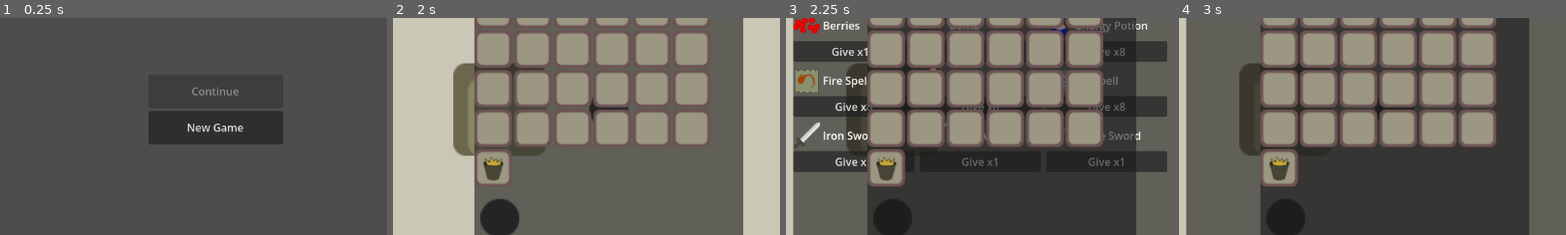
Above: before the commit, frames 1-4 (left to right).
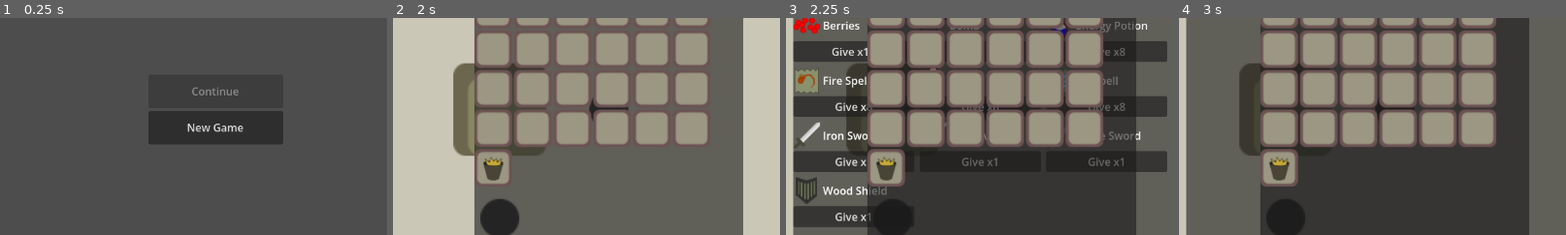
Above: after the commit, the same moments.

Repository: jiexdrop/run-reset
Game: Godot game, scene res://scenes/init.tscn
Same seed, same stepped clock (60 frames per second), same inputs: the game is played once before the commit and once after it.
Inputs (mouse positions are % of the whole screen's width and height, from its top left):
- Up to frame 1 (0.25 s): no input
- Up to frame 2 (2 s): click "New Game" at 0.5 s; click (92, 93) at 1.25 s
- Up to frame 3 (2.25 s): click "Items" at 2 s
- Up to frame 4 (3 s): click (50, 19) at 2.77 s; type "12" at 2.85 s
The pictures show only the part of the screen within x 22-72%, y 29-79%; the shares and areas given below are measured in that part.

Frames 1-2 are identical in both runs. In frame 3, 2.6% of the frame differs, in the area x 2-27%, y 73-97%; in frame 4, nothing differs.

Commit message:
shield mechanic

Diff:
--- a/autoloads/inventory_state.gd
+++ b/autoloads/inventory_state.gd
@@ -17,6 +17,7 @@
 # something else.
 var trash: Dictionary = {}
 var equipped_index: int = -1   ## hotbar index of the equipped weapon/spell, -1 = none (Fists)
+var equipped_shield_index: int = -1  ## hotbar index of the equipped shield, -1 = none
 
 
 func _ready() -> void:
@@ -32,6 +33,7 @@
 		bag.append(_empty_slot())
 	trash = _empty_slot()
 	equipped_index = -1
+	equipped_shield_index = -1
 
 
 func _empty_slot() -> Dictionary:
@@ -161,17 +163,19 @@
 	_get_slot(container_a, idx_a)["frozen"] = false
 	_get_slot(container_b, idx_b)["frozen"] = false
 
-	# Equipped weapon follows its item if it was moved between hotbar slots;
-	# if it left the hotbar entirely, unequip.
-	if container_a == "hotbar" and idx_a == equipped_index and container_b != "hotbar":
-		equipped_index = -1
-	elif container_b == "hotbar" and idx_b == equipped_index and container_a != "hotbar":
-		equipped_index = -1
-	elif container_a == "hotbar" and container_b == "hotbar":
-		if equipped_index == idx_a:
-			equipped_index = idx_b
-		elif equipped_index == idx_b:
-			equipped_index = idx_a
+	# Equipped gear follows its item between hotbar slots; leaving the hotbar
+	# unequips it. Weapons/spells and shields use independent equip slots.
+	for equipped_property in ["equipped_index", "equipped_shield_index"]:
+		var equipped_slot: int = get(equipped_property)
+		if container_a == "hotbar" and idx_a == equipped_slot and container_b != "hotbar":
+			set(equipped_property, -1)
+		elif container_b == "hotbar" and idx_b == equipped_slot and container_a != "hotbar":
+			set(equipped_property, -1)
+		elif container_a == "hotbar" and container_b == "hotbar":
+			if equipped_slot == idx_a:
+				set(equipped_property, idx_b)
+			elif equipped_slot == idx_b:
+				set(equipped_property, idx_a)
 
 	emit_signal("inventory_changed")
 
@@ -226,9 +230,25 @@
 	emit_signal("inventory_changed")
 
 
+## Equip/unequip a shield living in a hotbar slot. Shields have their own
+## equipment slot so a weapon/spell can remain equipped at the same time.
+func equip_shield(slot_idx: int) -> void:
+	if slot_idx < 0 or slot_idx >= HOTBAR_SIZE:
+		return
+	var slot = hotbar[slot_idx]
+	if slot.get("item_key", "") == "" or slot.get("frozen", false):
+		return
+	if ItemRegistry.get_type(slot["item_key"]) != "shield":
+		return
+	equipped_shield_index = -1 if equipped_shield_index == slot_idx else slot_idx
+	emit_signal("inventory_changed")
+
+
 func _unequip_if_empty(slot_idx: int) -> void:
 	if equipped_index == slot_idx:
 		equipped_index = -1
+	if equipped_shield_index == slot_idx:
+		equipped_shield_index = -1
 
 
 func debug_grant_weapons_and_spells() -> void:
@@ -244,6 +264,7 @@
 		"bag":            bag.duplicate(true),
 		"trash":          trash.duplicate(true),
 		"equipped_index": equipped_index,
+		"equipped_shield_index": equipped_shield_index,
 	}
 
 
@@ -259,4 +280,5 @@
 	if saved_trash is Dictionary:
 		trash = saved_trash.duplicate(true)
 	equipped_index = data.get("equipped_index", -1)
-	emit_signal("inventory_changed")
+	equipped_shield_index = data.get("equipped_shield_index", -1)
+	emit_signal("inventory_changed")
--- a/autoloads/item_registry.gd
+++ b/autoloads/item_registry.gd
@@ -128,6 +128,16 @@
 		"attack_type": "bomb_throw",
 		"element": "physical",
 	},
+
+	# ── Shields ───────────────────────────────────────────────────────────────
+	"wood_shield": {
+		"name": "Wood Shield",
+		"icon": preload("res://assets/items/shield.png"),
+		"desc": "A simple wooden shield.",
+		"max_stack": 1,
+		"type": "shield",
+		"block_amount": 999,
+	},
 }
 
 
@@ -159,6 +169,11 @@
 func get_damage(item_key: String) -> int:
 	if _items.has(item_key):
 		return _items[item_key].get("damage", 0)
+	return 0
+
+func get_block_amount(item_key: String) -> int:
+	if _items.has(item_key):
+		return _items[item_key].get("block_amount", 0)
 	return 0
 
 func get_energy_cost(item_key: String) -> int:
--- a/scenes/combat_ui.gd
+++ b/scenes/combat_ui.gd
@@ -56,6 +56,8 @@
 
 var _mob_turns_running: bool = false
 var _skip_next_turn: Dictionary = {}
+var _telegraphed: Dictionary = {}  # mob_id -> attack selected for its next turn
+var _shielded_this_turn: bool = false
 var _pending_bombs: Dictionary = {}   # mob_id -> pending damage
 var _exploded: Dictionary = {}
 
@@ -116,6 +118,8 @@
 	pass_turn_button.disabled = true
 	_active_mob_ids = []
 	_skip_next_turn.clear()
+	_telegraphed.clear()
+	_shielded_this_turn = false
 	_pending_bombs.clear()
 	_clear_children(mob_row)
 	_log("")
@@ -154,6 +158,7 @@
 		var mob_view = MobViewScene.instantiate()
 		mob_row.add_child(mob_view)
 		mob_view.setup(mob_id, GameState.monsters[mob_id])
+		mob_view.set_telegraphed(_telegraphed.has(mob_id))
 		mob_view.attack_requested.connect(_on_attack_requested)
 		mob_view.mob_died.connect(_on_mob_died)
 
@@ -197,6 +202,17 @@
 	lbl.custom_minimum_size.x = 0
 	attack_bar.add_child(lbl)
 
+	var shield_idx := InventoryState.equipped_shield_index
+	if shield_idx >= 0 and shield_idx < InventoryState.hotbar.size():
+		var shield_key: String = InventoryState.hotbar[shield_idx].get("item_key", "")
+		if ItemRegistry.get_type(shield_key) == "shield":
+			var shield_button := Button.new()
+			shield_button.text = "Shield"
+			shield_button.icon = ItemRegistry.get_icon(shield_key)
+			shield_button.tooltip_text = "Block the next telegraphed attack this turn."
+			shield_button.pressed.connect(_on_shield_pressed)
+			attack_bar.add_child(shield_button)
+
 
 func _on_attack_requested(mob_id: int) -> void:
 	if _attack_in_progress:
@@ -347,6 +363,7 @@
 
 	_active_mob_ids.erase(mob_id)
 	_skip_next_turn.erase(mob_id)
+	_telegraphed.erase(mob_id)
 	_rebuild_mob_cards()
 
 	if _active_mob_ids.is_empty():
@@ -377,8 +394,21 @@
 	if card == null:
 		return
 
-	var atk: Dictionary = card.do_mob_turn()
-	if atk.is_empty():
+	if not _telegraphed.has(mob_id):
+		var selected_atk: Dictionary = card.do_mob_turn()
+		if selected_atk.is_empty():
+			return
+		_telegraphed[mob_id] = selected_atk
+		card.set_telegraphed(true)
+		_log("%s is telegraphing an attack!" % GameState.monsters[mob_id].get("name", "Mob"))
+		return
+
+	var atk: Dictionary = _telegraphed[mob_id]
+	_telegraphed.erase(mob_id)
+	card.set_telegraphed(false)
+	if _shielded_this_turn:
+		_shielded_this_turn = false  # v1: blocks only the first resolving mob
+		_log("Blocked!")
 		return
 
 	print("Mob turn picked: ", atk.get("attack_name", "?"))
@@ -569,6 +599,12 @@
 		InventoryState.equip_item(index)
 		var equipped = InventoryState.equipped_index == index
 		_log("%s %s." % [ItemRegistry.get_item_name(item_key), "equipped" if equipped else "unequipped"])
+		return
+
+	if item_type == "shield":
+		InventoryState.equip_shield(index)
+		var equipped_shield = InventoryState.equipped_shield_index == index
+		_log("Shield %s." % ["equipped" if equipped_shield else "unequipped"])
 		return
 
 	if item_key == "berries":
@@ -681,15 +717,16 @@
 			return "%s explodes for %d damage!" % [GameState.monsters[mob_id].get("name", "Mob"), damage]
 	return ""
 
-func on_player_moved() -> void:
+func on_player_moved(shielded: bool = false) -> void:
 	if _mob_turns_running or _attack_in_progress:
 		return
 	if _active_mob_ids.is_empty():
 		return
-	_run_mob_turn_sequence()
-
-
-func _run_mob_turn_sequence() -> void:
+	_run_mob_turn_sequence(shielded)
+
+
+func _run_mob_turn_sequence(shielded: bool = false) -> void:
+	_shielded_this_turn = shielded
 	_mob_turns_running = true
 	for mob_id in _active_mob_ids.duplicate():
 		if not _active_mob_ids.has(mob_id):
@@ -722,6 +759,7 @@
 
 		await get_tree().create_timer(MOVE_TURN_DELAY).timeout
 	_mob_turns_running = false
+	_shielded_this_turn = false
 
 ## Quick back-and-forth "lunge" on the mob's card to sell an attack —
 ## moves toward the player, then springs back to its original spot.
@@ -738,10 +776,17 @@
 	if not is_instance_valid(card):
 		return
 
-func _on_pass_turn_pressed() -> void:
+func _on_pass_turn_pressed(shielded: bool = false) -> void:
 	if _active_mob_ids.is_empty():
 		return
-	on_player_moved()
+	on_player_moved(shielded)
+
+
+func _on_shield_pressed() -> void:
+	if _active_mob_ids.is_empty() or _mob_turns_running:
+		return
+	_shielded_this_turn = true
+	_on_pass_turn_pressed(true)
 
 func _resolve_pending_bomb(mob_id: int) -> void:
 	if not _pending_bombs.has(mob_id):
--- a/scenes/item_slot.gd
+++ b/scenes/item_slot.gd
@@ -73,7 +73,7 @@
 	_item_key = slot_data.get("item_key", "")
 	_frozen   = slot_data.get("frozen", false)
 	var count: int = slot_data.get("count", 0)
-	var equipped: bool = (container == "hotbar" and slot_index == InventoryState.equipped_index)
+	var equipped: bool = container == "hotbar" and (slot_index == InventoryState.equipped_index or slot_index == InventoryState.equipped_shield_index)
 
 	_ice.visible = _frozen
 
--- a/scenes/mob_view.gd
+++ b/scenes/mob_view.gd
@@ -37,6 +37,7 @@
 @onready var resist_row:   HBoxContainer = $ResistRow
 @onready var hp_bar:       ProgressBar   = $HPBar
 @onready var sprite:       TextureRect   = $Sprite
+@onready var telegraph_icon: TextureRect = $Sprite/TelegraphIcon
 
 const ELEMENT_DISPLAY: Dictionary = {
 	"physical": "Physical", "fire": "Fire", "ice": "Ice",
@@ -83,6 +84,10 @@
 	if _mob_attacks.is_empty():
 		return {}
 	return _mob_attacks[randi() % _mob_attacks.size()]
+
+
+func set_telegraphed(active: bool) -> void:
+	telegraph_icon.visible = active
 
 
 func _refresh() -> void:
--- a/scenes/mob_view.tscn
+++ b/scenes/mob_view.tscn
@@ -1,6 +1,7 @@
 [gd_scene format=3 uid="uid://d1dpc737586na"]
 
 [ext_resource type="Script" uid="uid://g3qdr8fumjp6" path="res://scenes/mob_view.gd" id="1_ck5q1"]
+[ext_resource type="Texture2D" path="res://assets/ui/telegraph_warning.png" id="2_telegraph"]
 
 [node name="MobView" type="VBoxContainer" unique_id=100000001]
 alignment = 1
@@ -25,3 +26,13 @@
 size_flags_horizontal = 4
 size_flags_vertical = 4
 stretch_mode = 4
+
+[node name="TelegraphIcon" type="TextureRect" parent="Sprite"]
+layout_mode = 0
+offset_right = 20.0
+offset_bottom = 20.0
+texture = ExtResource("2_telegraph")
+expand_mode = 1
+stretch_mode = 5
+mouse_filter = 2
+visible = false
